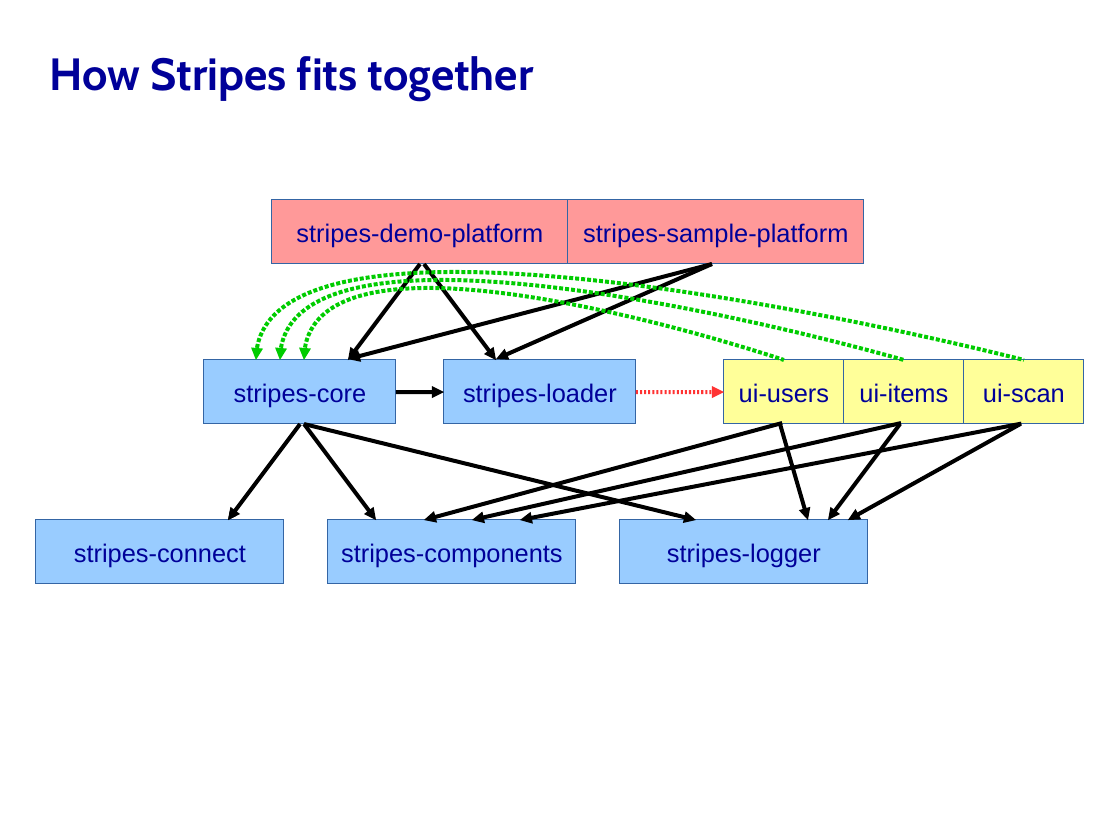
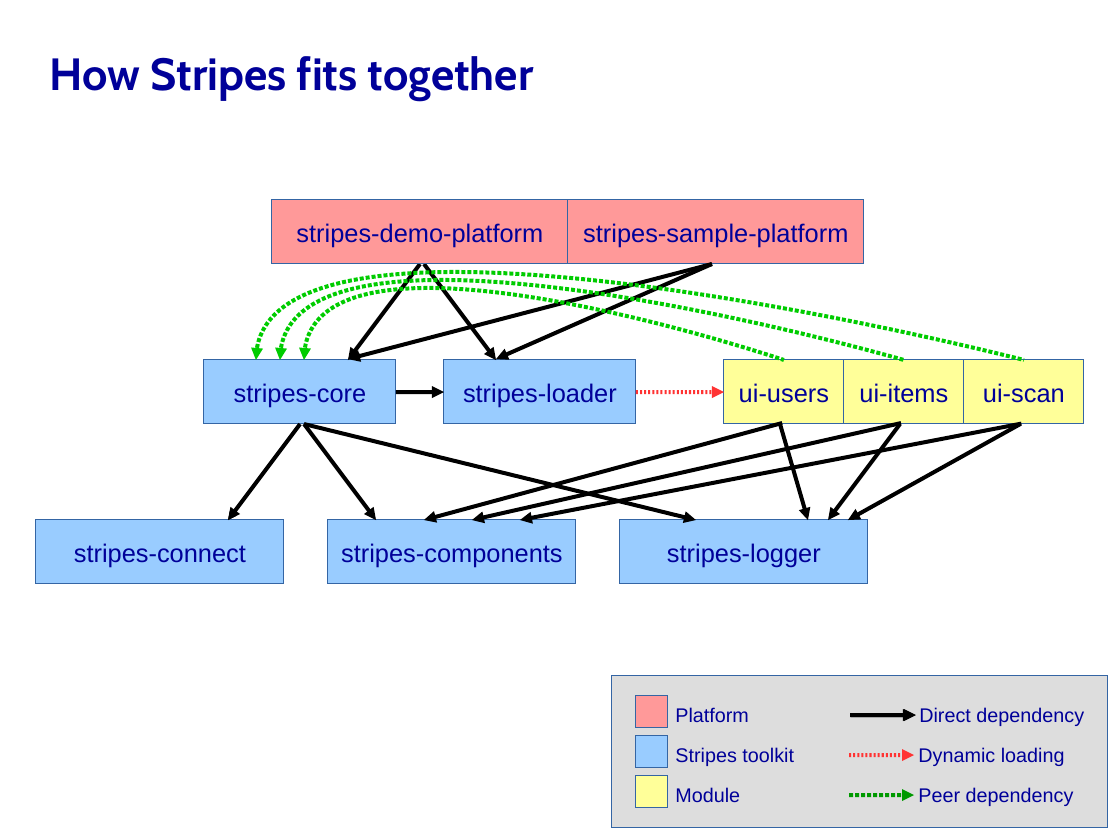
Before and after one commit to folio-org/stripes-core, a slide deck: slide 13 of doc/dublin/stripes-overview.odp. Drawn at 1120x840 pixels with LibreOffice and Linux fonts; fonts in the diff are those of the drawing. Boxes give left, top, right and bottom in pixels: in the first picture for what was removed or moved away, otherwise in the second. Text is boxed around its words. In the diff, an @@ line names an element or a change of style, - is before the commit and + after.

```diff
--- a/doc/dublin/stripes-overview.odp
+++ b/doc/dublin/stripes-overview.odp
@@ group added at <box>612,676,1108,828</box>: 6 texts, 4 rectangles, 4 arrows @@
+Platform
+Stripes toolkit
+Module
+Direct dependency
+Dynamic loading
+Peer dependency
```
Also in this commit, not shown: 1 other file.
